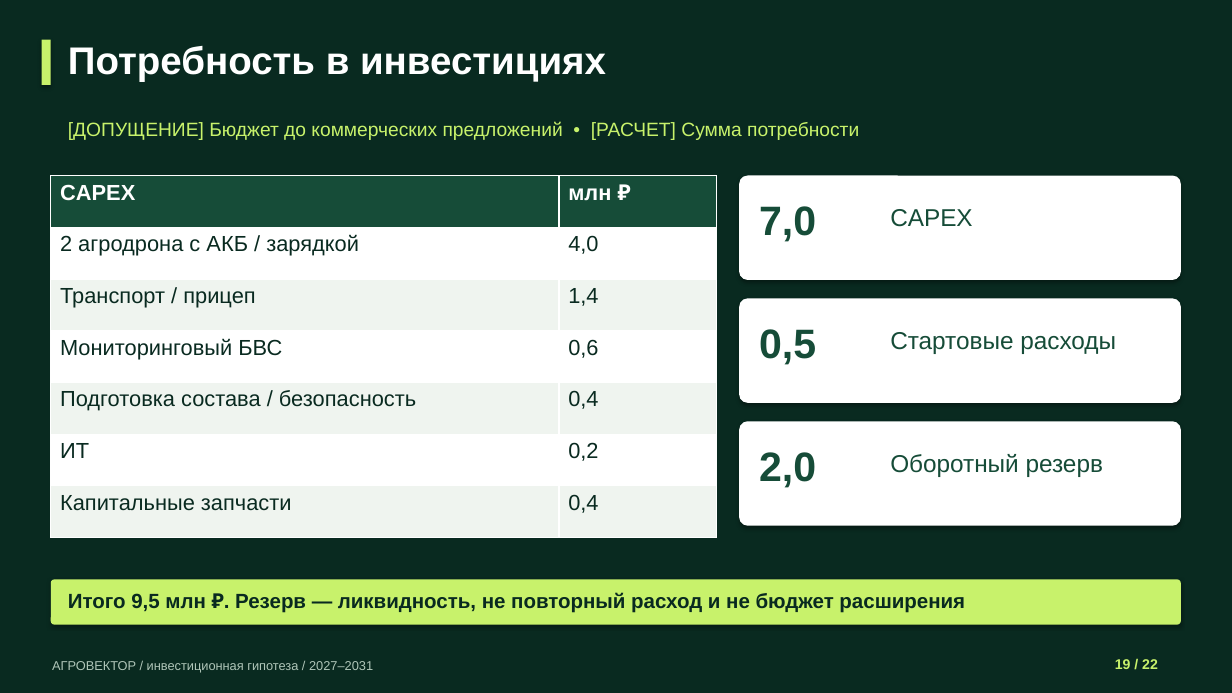
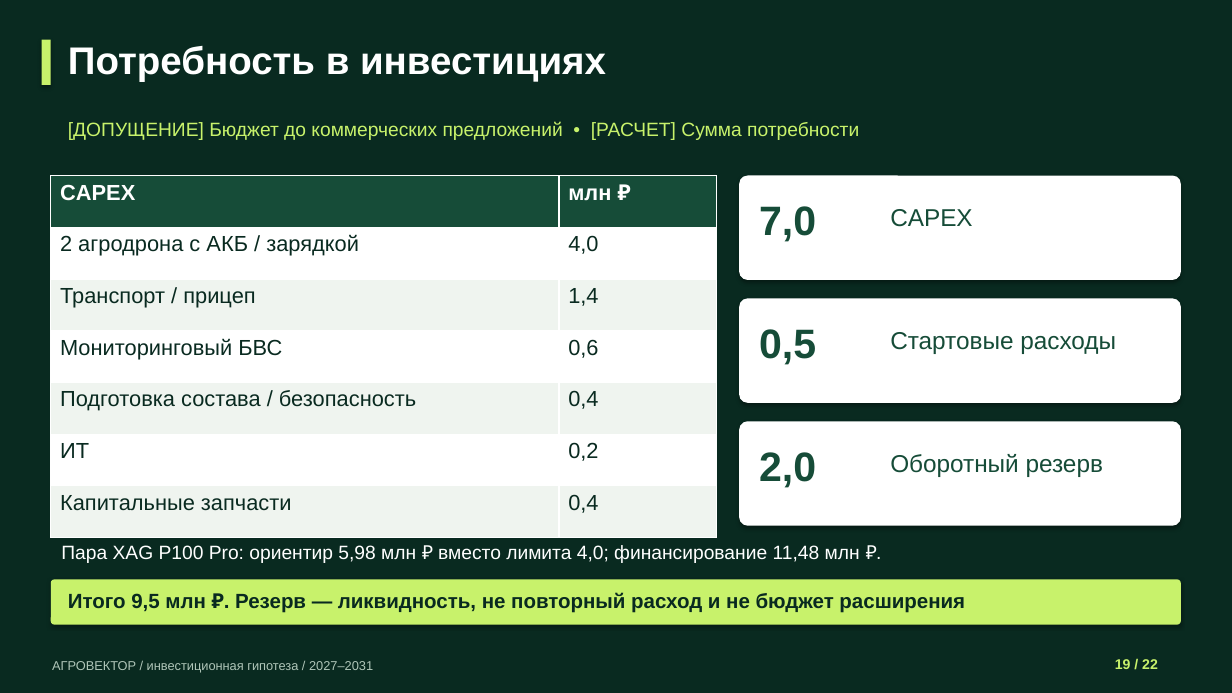
Before and after one commit to lalka1231/spareforge-business-plan, a slide deck: slide 19 of presentations/AGROVECTOR_22_SLIDES.pptx. Drawn at 1232x693 pixels with LibreOffice and Linux fonts; fonts in the diff are those of the drawing. Boxes give left, top, right and bottom in pixels: in the first picture for what was removed or moved away, otherwise in the second. Text is boxed around its words. In the diff, an @@ line names an element or a change of style, - is before the commit and + after.

```diff
--- a/presentations/AGROVECTOR_22_SLIDES.pptx
+++ b/presentations/AGROVECTOR_22_SLIDES.pptx
@@ text added at bbox=[61, 545, 860, 563], 15 pt, text #FFFFFF @@
+Пара XAG P100 Pro: ориентир 5,98 млн ₽ вместо лимита 4,0; финансирование 11,48 млн ₽.
```
Also in this commit, not shown: 3 other slides changed, 14 other files.
